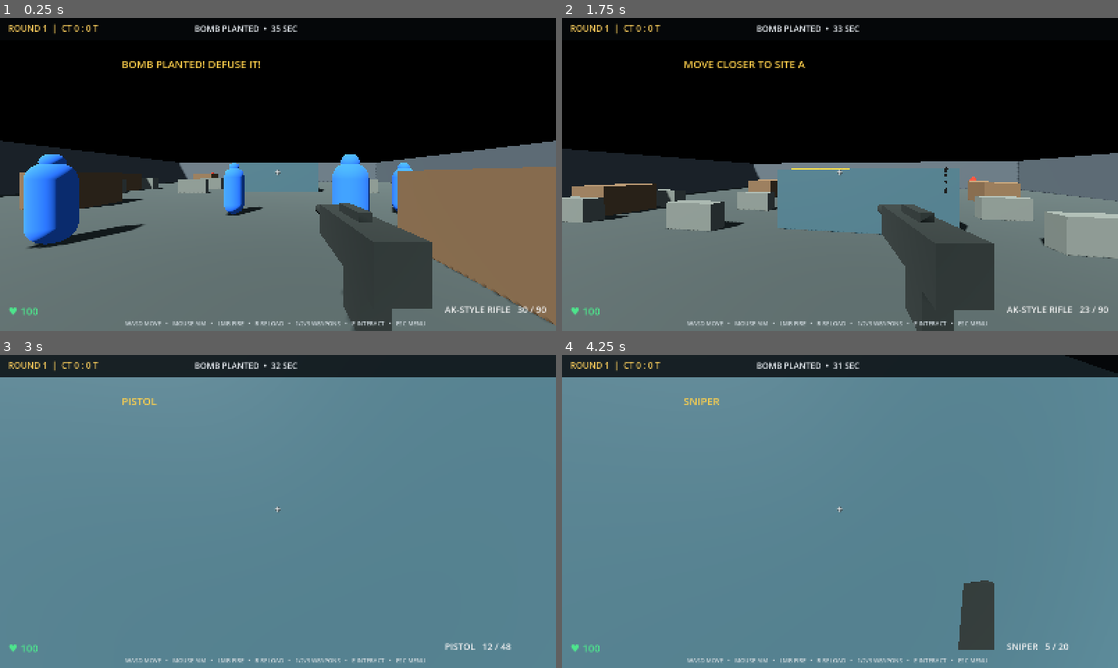
Above: before the commit, frames 1-4 (two rows, left to right).
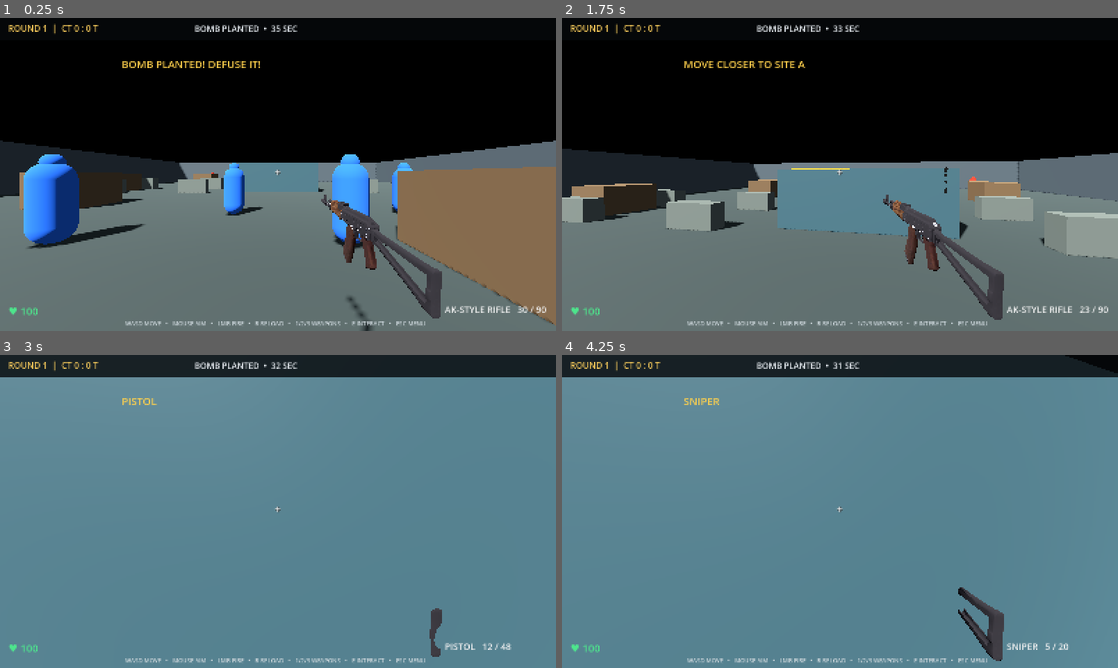
Above: after the commit, the same moments.

Repository: a89526425040-creator/ks2
Game: Godot game, scene res://Main.tscn
Same seed, same stepped clock (60 frames per second), same inputs: the game is played once before the commit and once after it.
Inputs (mouse positions are in pixels of both pictures, inside the frame that each line leads up to):
- Up to frame 1 (0.25 s): no input
- Up to frame 2 (1.75 s): tap Enter at 0.5 s; move the mouse to (867, 174) at 0.52 s; press the mouse at (867, 174) at 0.53 s; hold W (move_forward) from 0.53 s (still down); tap Space (jump) at 0.77, 1.52 s; move the mouse to (812, 174) at 1.27 s; release the mouse at (812, 174) at 1.28 s; tap E (interact) at 1.35 s
- Up to frame 3 (3 s): keep holding W (move_forward); move the mouse to (289, 505) at 2.02 s; hold 1 (weapon_1) 2.03-2.78 s; move the mouse to (272, 517) at 2.77 s; tap 2 (weapon_2) at 2.85 s
- Up to frame 4 (4.25 s): keep holding W (move_forward); tap Space (jump) at 3.02, 3.77 s; move the mouse to (878, 514) at 3.52 s; hold 3 (weapon_3) from 3.53 s (still down)

The runs differ from the first frame. In frame 1, 4.6% of the frame differs, in the area x 56-80%, y 56-100%; in frame 2, 4.8%; in frame 3, 0.2%; in frame 4, 1.2%.

Commit message:
Use uploaded AKS-74 FBX model for player rifle

Diff:
--- a/main.gd
+++ b/main.gd
@@ -37,6 +37,7 @@
 var weapon_view: Node3D
 var weapon_magazine: MeshInstance3D
 var weapon_bolt: MeshInstance3D
+var imported_ak: Node3D
 var reload_elapsed := 0.0
 var reload_duration := 1.8
 var muzzle_flash: MeshInstance3D
@@ -213,6 +214,64 @@
 	muzzle_flash.visible = false
 	weapon_root.add_child(muzzle_flash)
 
+	# Use the player's AKS-74 FBX model for the primary rifle.
+	var ak_scene := load("res://896cdfacb60948bd89918a152d25c658.fbx") as PackedScene
+	if ak_scene != null:
+		imported_ak = ak_scene.instantiate() as Node3D
+		if imported_ak != null:
+			imported_ak.name = "ImportedAKS74"
+			weapon_root.add_child(imported_ak)
+			_fit_imported_weapon(imported_ak)
+			body.visible = false
+			barrel.visible = false
+			grip.visible = false
+			weapon_magazine.visible = false
+			weapon_bolt.visible = false
+			print("KS2: imported AKS-74 FBX weapon model")
+	else:
+		push_warning("KS2: AKS-74 FBX could not be loaded; using procedural rifle fallback.")
+
+func _fit_imported_weapon(root: Node3D) -> void:
+	var bounds := _get_weapon_bounds(root, root)
+	if bounds.size.length() < 0.001:
+		return
+	var dimensions := bounds.size
+	var longest_axis := 2
+	if dimensions.x >= dimensions.y and dimensions.x >= dimensions.z:
+		longest_axis = 0
+	elif dimensions.y >= dimensions.x and dimensions.y >= dimensions.z:
+		longest_axis = 1
+	root.rotation = Vector3.ZERO
+	if longest_axis == 0:
+		root.rotation.y = PI * 0.5
+	elif longest_axis == 1:
+		root.rotation.x = PI * 0.5
+	var length := maxf(dimensions.x, maxf(dimensions.y, dimensions.z))
+	root.scale = Vector3.ONE * (0.98 / maxf(length, 0.001))
+	root.position = Vector3(0.0, 0.0, -0.28)
+	# Imported FBX origins vary; center the mesh around the weapon mount.
+	root.position -= root.rotation * (bounds.position + bounds.size * 0.5) * root.scale.x
+
+func _get_weapon_bounds(node: Node, root: Node3D) -> AABB:
+	var result := AABB()
+	var found := false
+	for child in node.get_children():
+		if child is MeshInstance3D and child.mesh != null:
+			var child_bounds: AABB = child.get_aabb() * child.transform
+			if not found:
+				result = child_bounds
+				found = true
+			else:
+				result = result.merge(child_bounds)
+		var nested := _get_weapon_bounds(child, root)
+		if nested.size.length() > 0.001:
+			if not found:
+				result = nested
+				found = true
+			else:
+				result = result.merge(nested)
+	return result
+
 func _spawn_teams() -> void:
 	# Player is a defender; four allied bots and five attackers.
 	for i in range(4):
